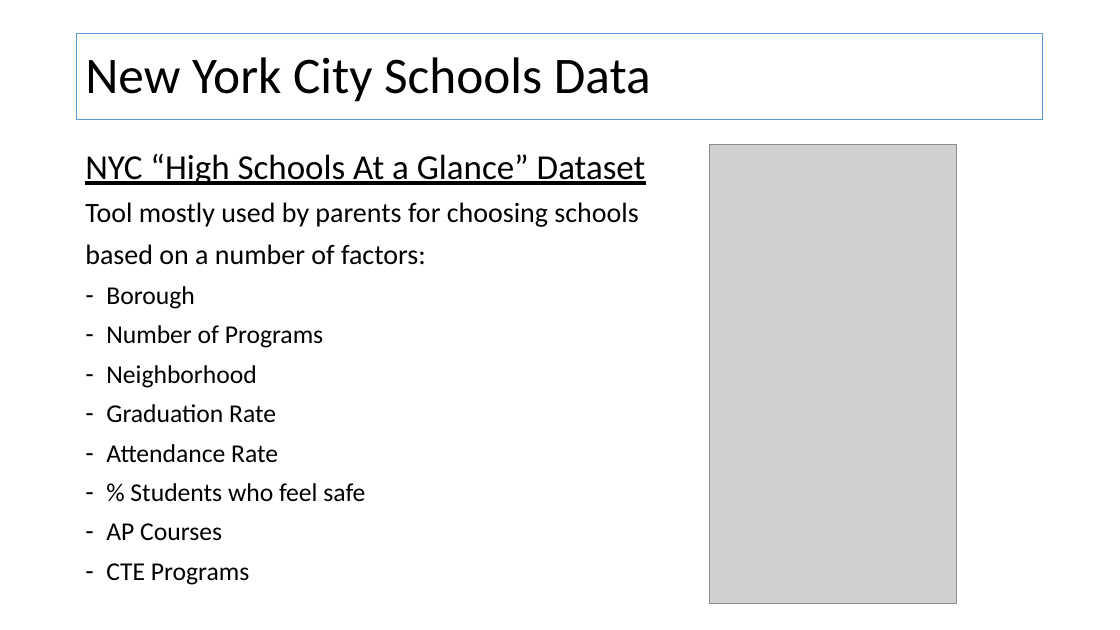
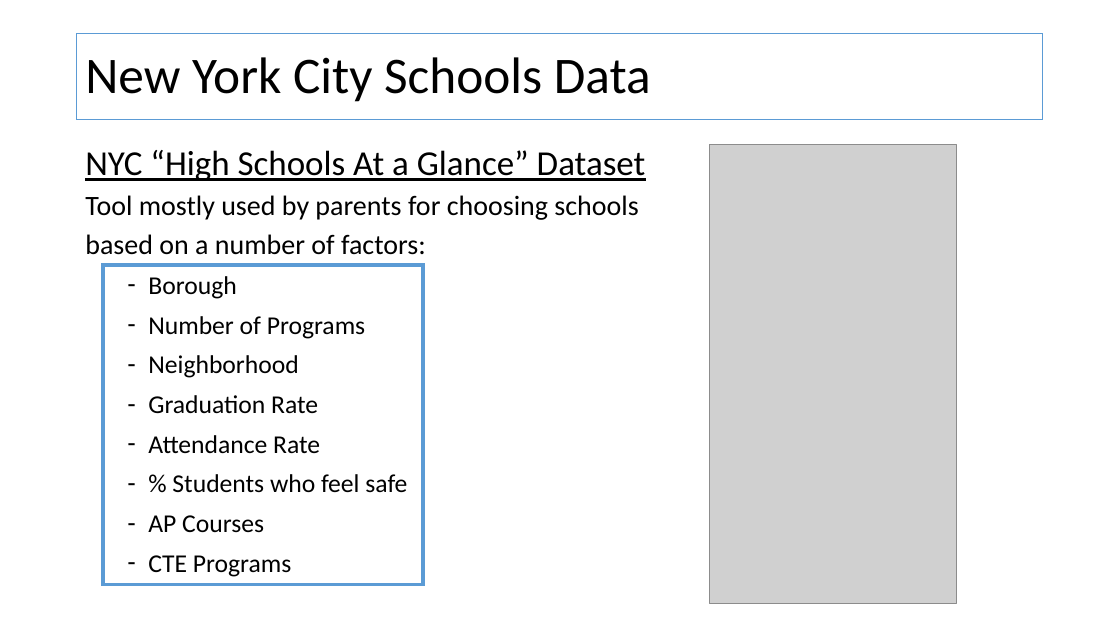
Before and after one commit to sarajohns19/DataScience-Project, a slide deck: slide 3 of NYCSchoolsProject_Slides.pptx. Drawn at 1120x630 pixels with LibreOffice and Linux fonts; fonts in the diff are those of the drawing; grey boxes stand for pictures. Boxes give left, top, right and bottom in pixels: in the first picture for what was removed or moved away, otherwise in the second. Text is boxed around its words. In the diff, an @@ line names an element or a change of style, - is before the commit and + after.

```diff
--- a/NYCSchoolsProject_Slides.pptx
+++ b/NYCSchoolsProject_Slides.pptx
@@ text "NYC “High Schools At a ..." at (x1=85, y1=150, x2=646, y2=577): line spacing 0.9 to 0.8; list level 1 to 2 in "Borough"; line spacing 0.9 to 1.1; list level 1 to 2 in "Number of Programs"; list level 1 to 2 in "Neighborhood"; list level 1 to 2 in "Graduation Rate"; list level 1 to 2 in "Attendance Rate"; list level 1 to 2 in "% Students who feel safe"; list level 1 to 2 in "AP Courses"; list level 1 to 2 in "CTE Programs" @@
@@ rectangle added at (x1=103, y1=265, x2=423, y2=585), outline #5B9BD5 3 pt @@
```
Also in this commit, not shown: 4 other slides changed.
